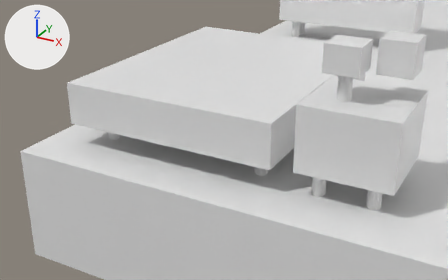
Renders of the glTF model assets/map_room1.gltf from each side of a commit.
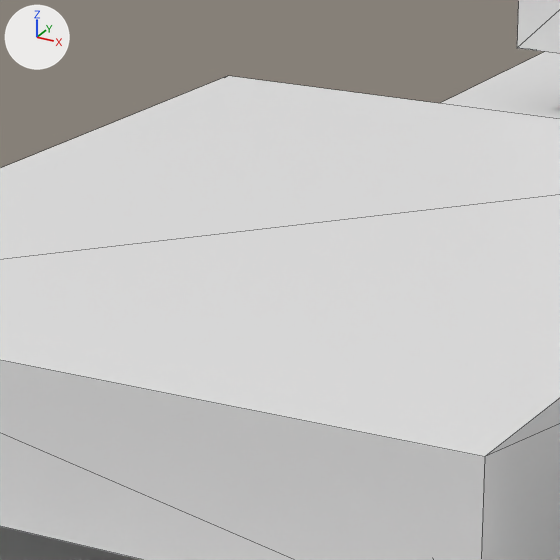
There are two pictures of each version: one from a camera (50 mm lens) standing at (-1.303, -8.257, 2.132) and looking at (-3.516, -4.234, 0.12), one close up on the part from 33% to 65% of the width and 3% to 54% of the height. Lighting does not change. The marker at upper left points along +X, +Y and +Z. The close-ups show mesh edges as thin lines. Where no turn or scale is listed for an object, it has been applied to the vertices.
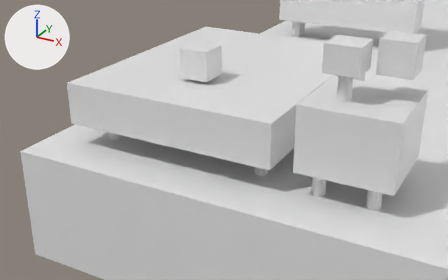
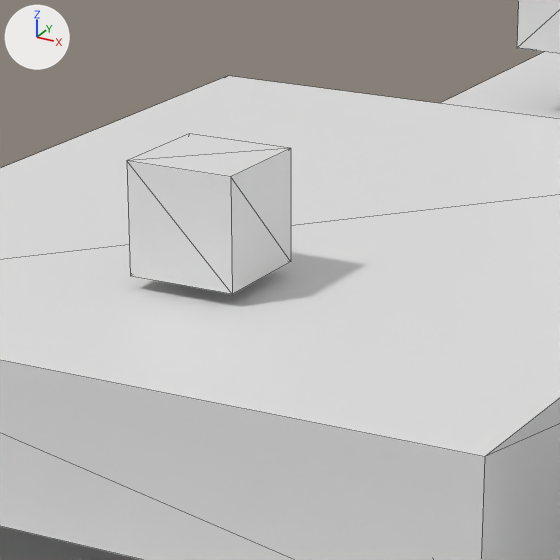
Commit message: (wip) Face

What differs and where, as boxes [x1, y1, x2, y2] in the close-ups (560 x 560 px):
'Face', added
    after: [127, 134, 291, 294]

What changed in the scene script:
```text
Add ob_face:
    ob_face = bpy.data.objects.new('Face', me_cube_003.copy())  # the mesh of ob_player
    ob_face.location = (-3.8, -4.1, 0.7)
```
